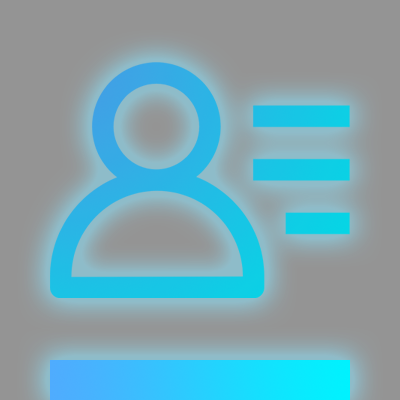
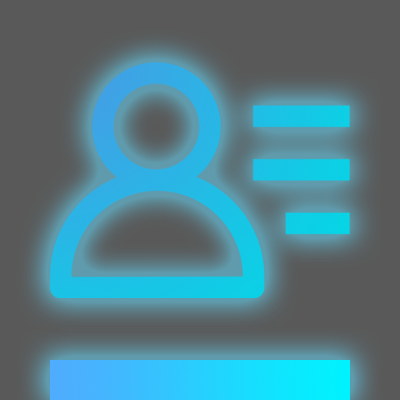
Layer changes from the first 400 x 400 image to the second:
hid "矩形 1 拷贝", painted on it over [0, 0, 400, 400]
showed "矩形 1" over [0, 0, 400, 400]
